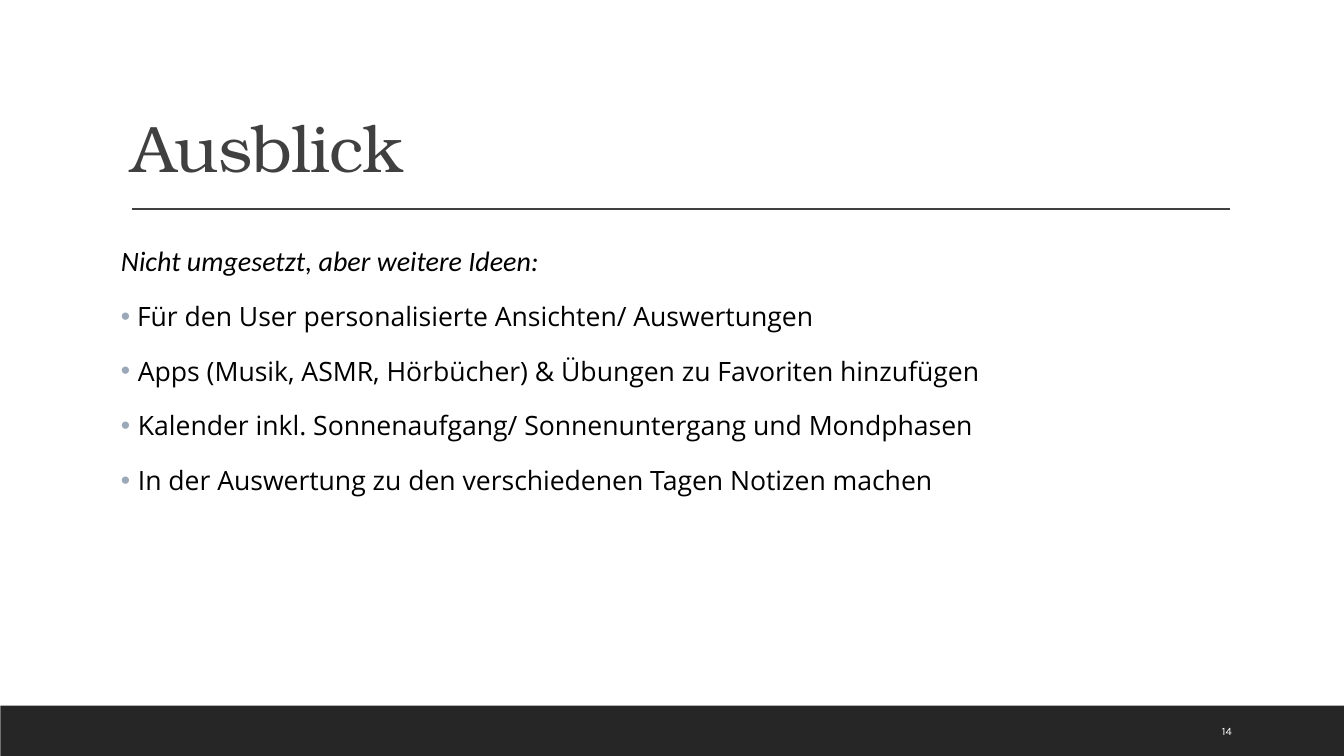
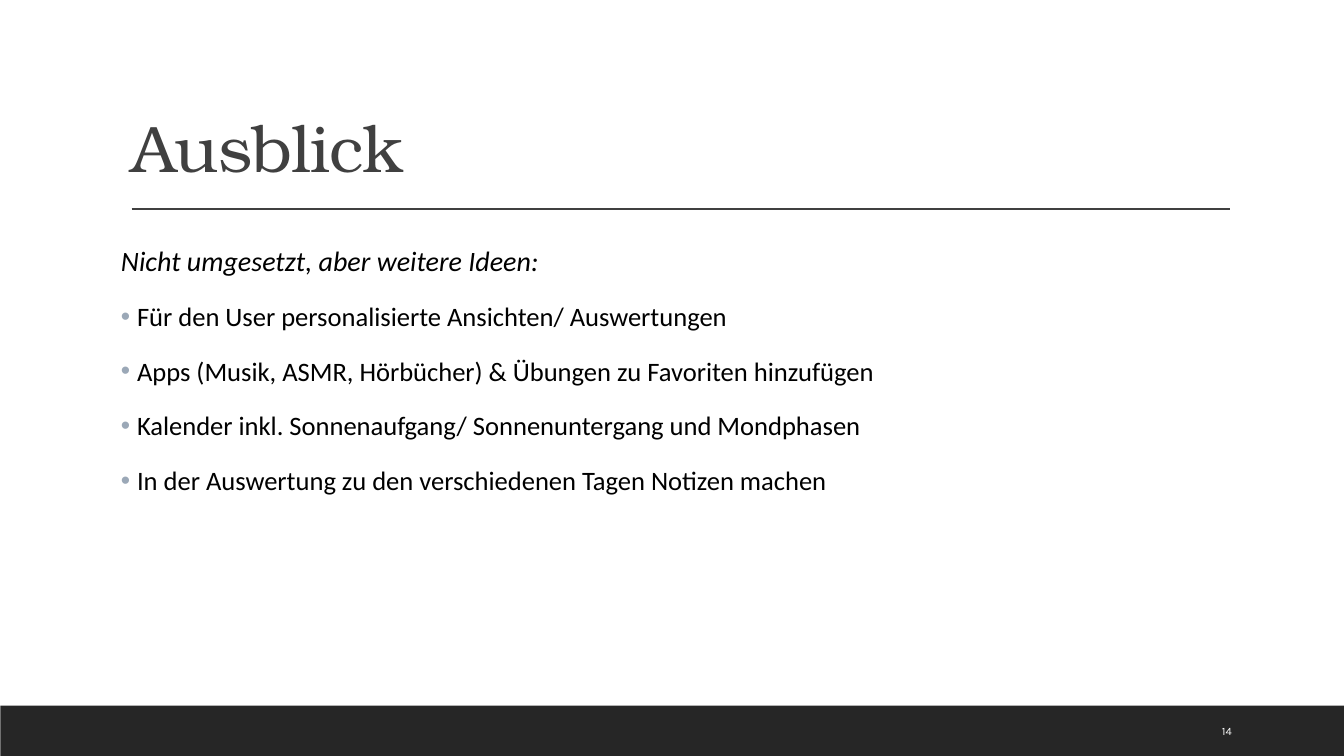
Before and after one commit to Kplacken/EPWS2020SerttasPlackenhohn, a slide deck: slide 14 of Audits/Audit 4/WS2020_SerttasPlackenhohn_Audit4.pptx. Drawn at 1344x756 pixels with LibreOffice and Linux fonts; fonts in the diff are those of the drawing. Boxes give left, top, right and bottom in pixels: in the first picture for what was removed or moved away, otherwise in the second. Text is boxed around its words. In the diff, an @@ line names an element or a change of style, - is before the commit and + after.

```diff
--- a/Audits/Audit 4/WS2020_SerttasPlackenhohn_Audit4.pptx
+++ b/Audits/Audit 4/WS2020_SerttasPlackenhohn_Audit4.pptx
@@ text at [137, 307, 874, 495]: font Open Sans to Calibri in "Für den User personalisierte Ansichten/ Auswertungen", "Apps (Musik, ASMR, Hörbücher) & Übungen zu ...", "Kalender inkl. Sonnenaufgang/ Sonnenuntergang und Mondphasen", "In der Auswertung zu den verschiedenen Tagen ..." @@
```
Also in this commit, not shown: 4 other slides changed.
